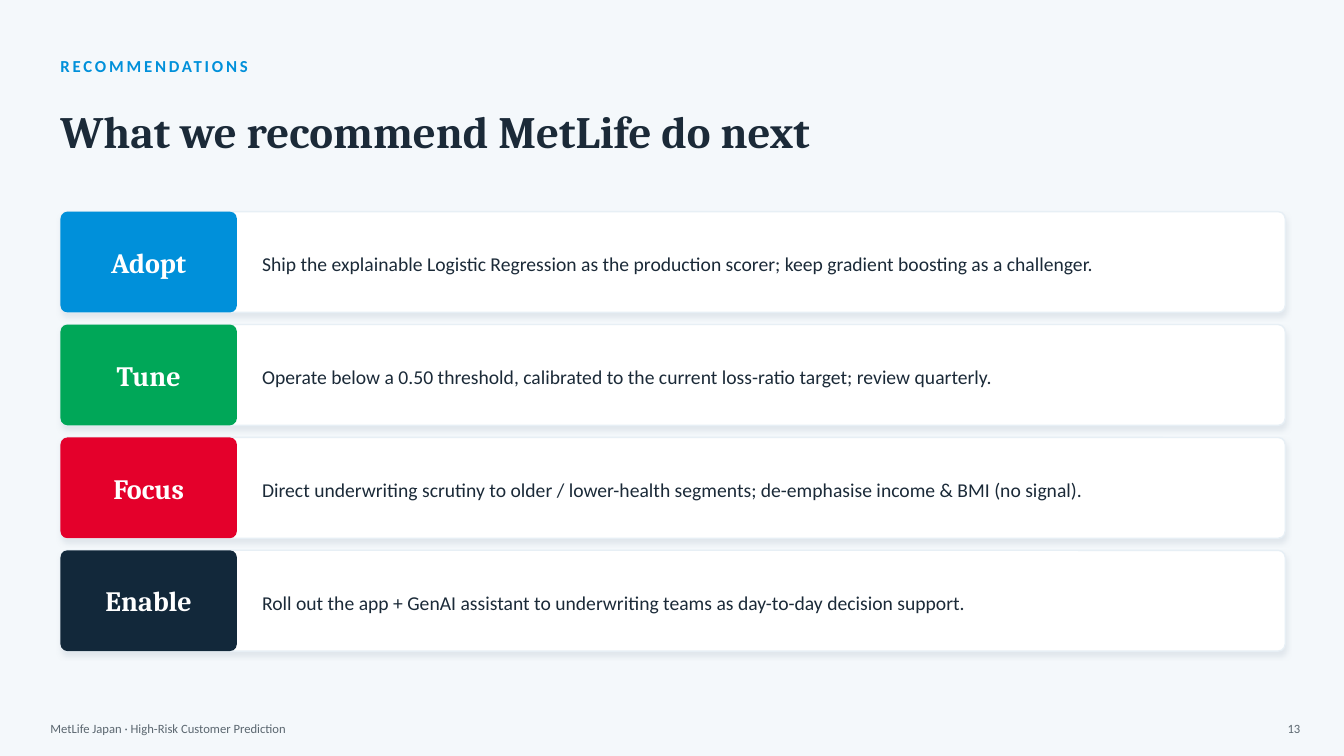
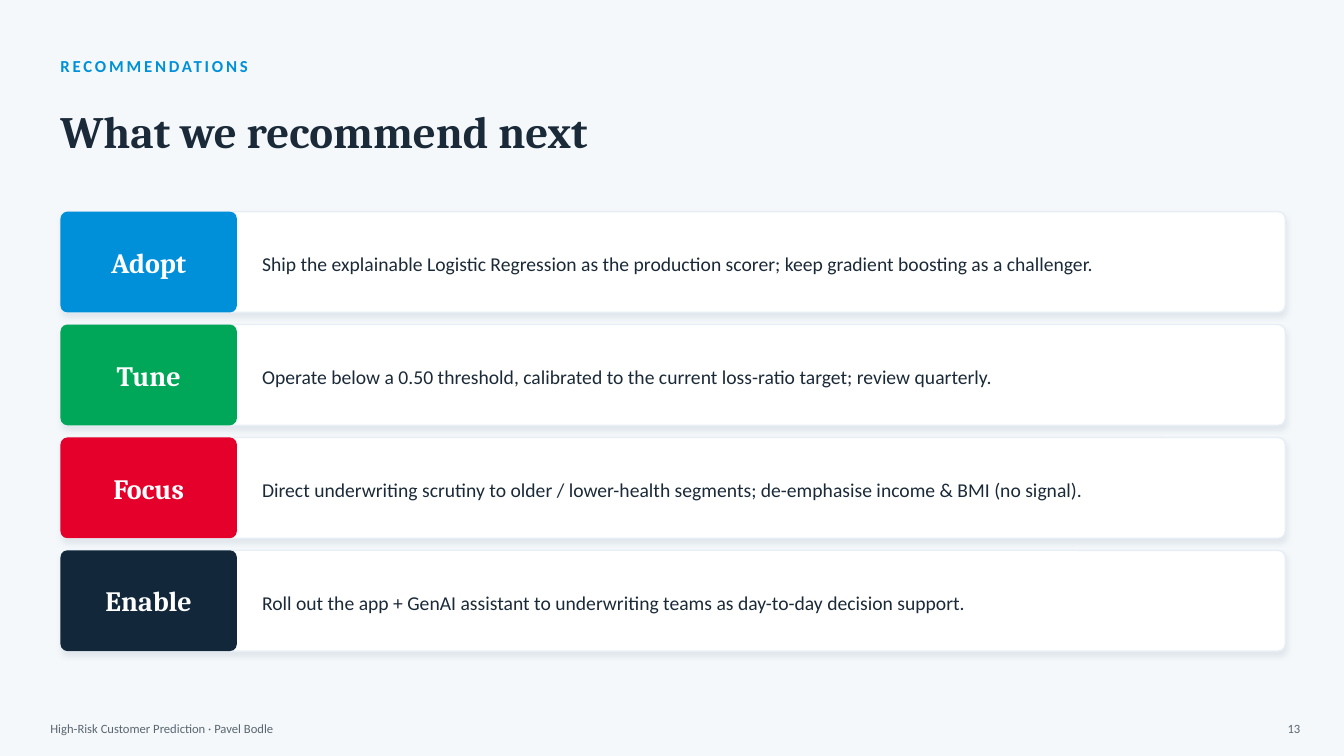
Before and after one commit to PavelBodle/metlife-high-risk-app, a slide deck: slide 13 of MetLife_Insights_Deck.pptx. Drawn at 1344x756 pixels with LibreOffice and Linux fonts; fonts in the diff are those of the drawing. Boxes give left, top, right and bottom in pixels: in the first picture for what was removed or moved away, otherwise in the second. Text is boxed around its words. In the diff, an @@ line names an element or a change of style, - is before the commit and + after.

```diff
--- a/MetLife_Insights_Deck.pptx
+++ b/MetLife_Insights_Deck.pptx
@@ text at [60,117,587,149]: text changed @@
-What we recommend MetLife do next
+What we recommend next
@@ text at [50,724,273,735]: text changed @@
-MetLife Japan · High-Risk Customer Prediction
+High-Risk Customer Prediction · Pavel Bodle
```
Also in this commit, not shown: 12 other slides changed, 2 slides added, 1 slide removed, 5 other files.
